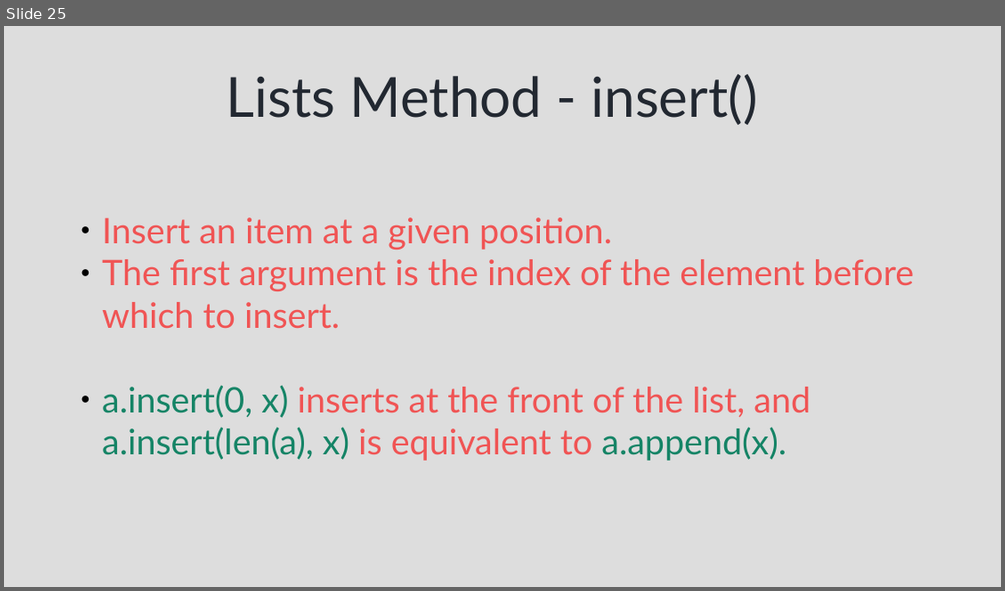
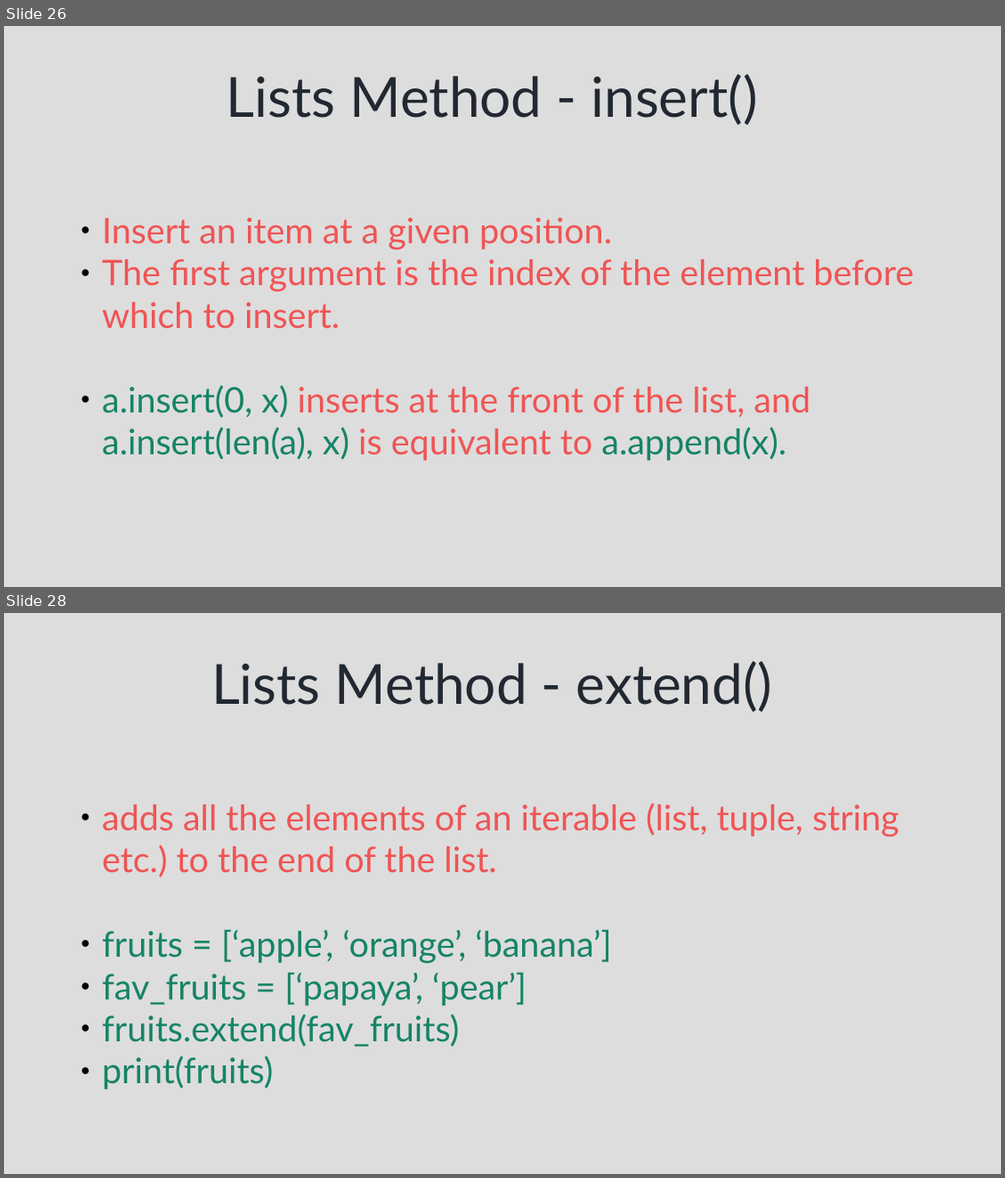
Before and after one commit to syedjafer/learnpythonwithus, a slide deck: session_8_ds_lists.odp. Shown one above the other, each under a label of ours: slide 25 before the commit, slides 26 and 28 after it; the slides between them are not shown. The pictures are 1005x591 and 1005x1178 pixels, drawn with LibreOffice and Linux fonts; fonts in the diff are those of the drawing. Boxes give left, top, right and bottom in pixels: in the first picture for what was removed or moved away, otherwise in the second. Text is boxed around its words. In the diff, an @@ line names an element or a change of style, - is before the commit and + after.

Commit message:
list

```diff
--- a/session_8_ds_lists.odp
+++ b/session_8_ds_lists.odp
@@ slide 28 added at [4, 613, 1001, 1174], background #DDDDDD @@
@@ title added at [211, 661, 773, 712], 44 pt, text #222831 @@
+Lists Method - extend()
@@ text added at [102, 803, 899, 1089], 28 pt, text #158466 @@
+● adds all the elements of an iterable (list, tuple, string etc.) to the end of the list.
+● fruits = [‘apple’, ‘orange’, ‘banana’]
+● fav_fruits = [‘papaya’, ‘pear’]
+● fruits.extend(fav_fruits)
+● print(fruits)
@@ what was slide 25 is now slide 26 @@
```
Also in this commit, not shown: 3 slides changed, 9 other slides added, 6 other files.
